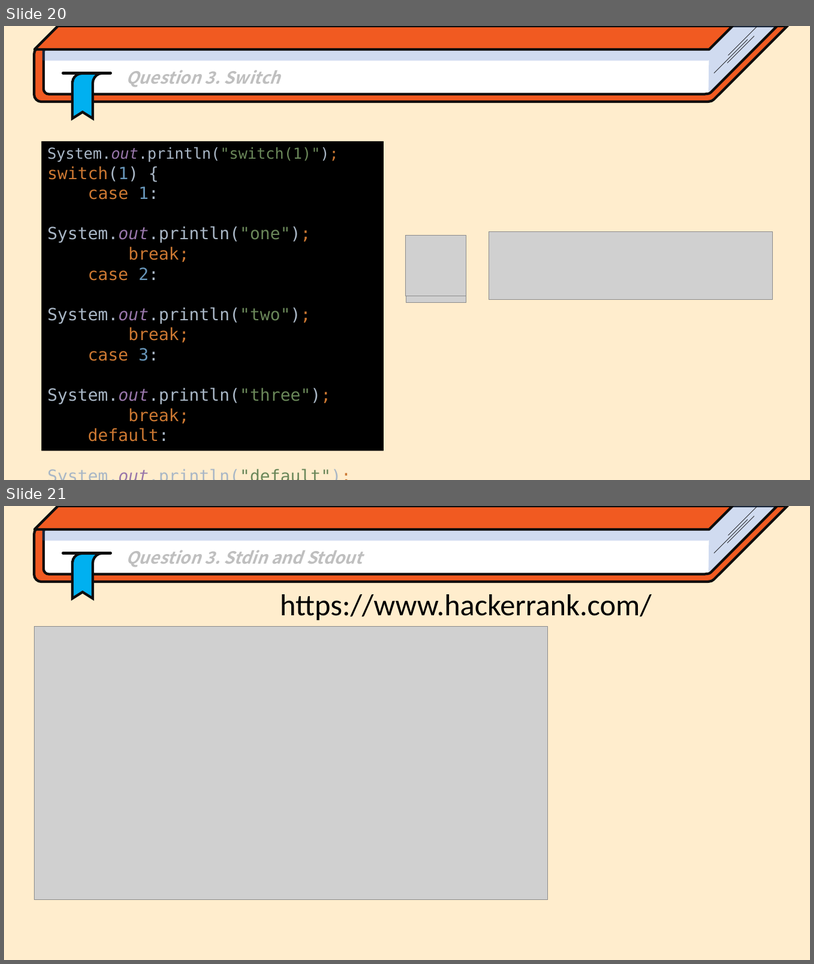
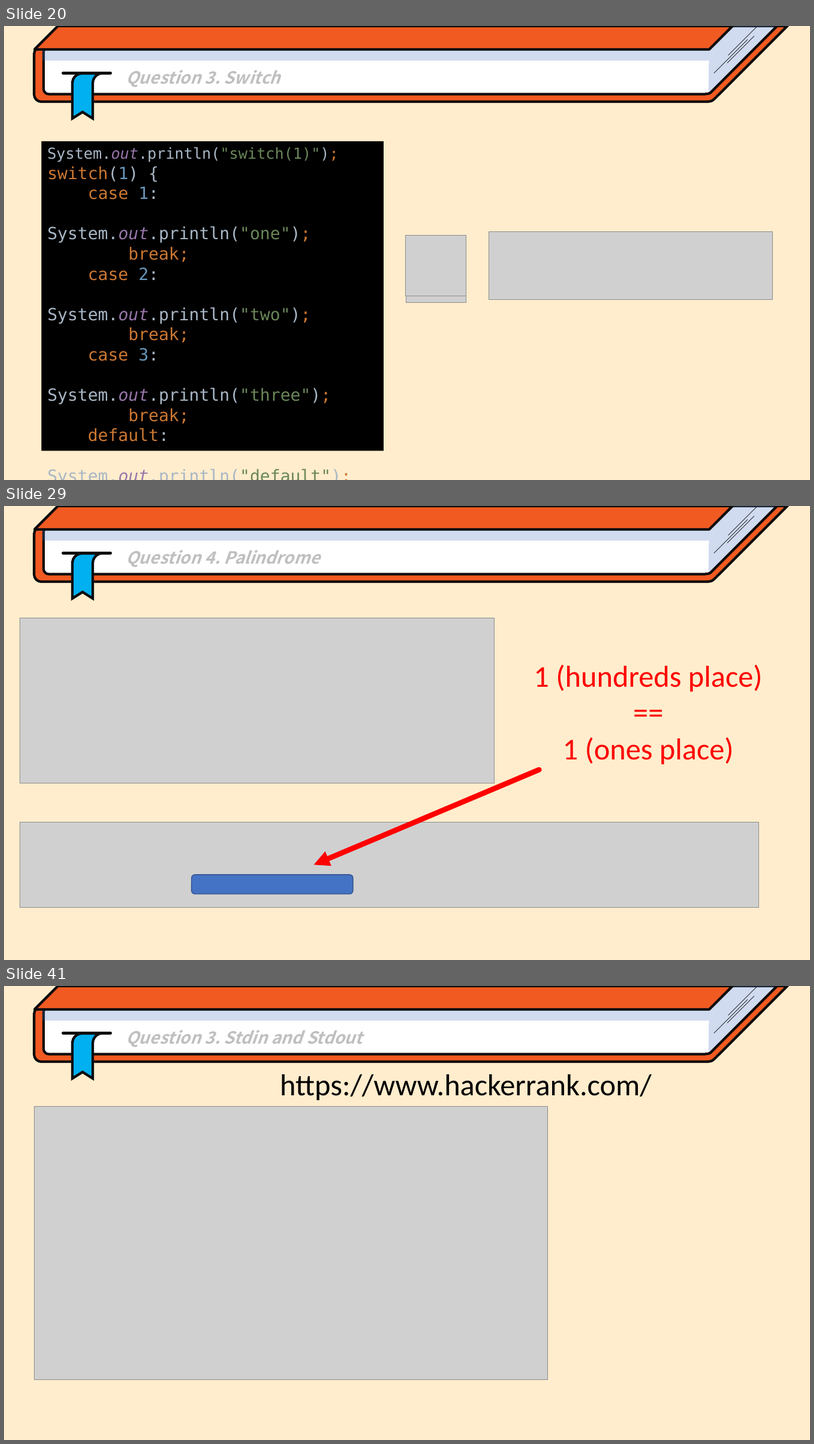
Before and after one commit to Park-Minjoo/ObjectOrientedProgramming_2023_JIU, a slide deck: Practice/Chap3/Chap3_If-statement.pptx. Shown one above the other, each under a label of ours: slides 20 and 21 before the commit, slides 20, 29 and 41 after it; the slides between them are not shown. The pictures are 814x964 and 814x1444 pixels, drawn with LibreOffice and Linux fonts; fonts in the diff are those of the drawing; grey boxes stand for pictures. Boxes give left, top, right and bottom in pixels: in the first picture for what was removed or moved away, otherwise in the second. Text is boxed around its words. In the diff, an @@ line names an element or a change of style, - is before the commit and + after.

```diff
--- a/Practice/Chap3/Chap3_If-statement.pptx
+++ b/Practice/Chap3/Chap3_If-statement.pptx
@@ slide 29 added at (x1=4, y1=506, x2=810, y2=960), background #FFEDCD @@
@@ group added at (x1=34, y1=506, x2=788, y2=598): 4 freeform shapes, 4 lines, 1 parallelogram @@
@@ text added at (x1=126, y1=550, x2=320, y2=567), 20 pt, text #BFBFBF, bold, italic @@
+  Question 4. Palindrome
@@ picture added at (x1=20, y1=618, x2=495, y2=783) @@
@@ text added at (x1=534, y1=664, x2=763, y2=764), 36 pt, text #FF0000 @@
+1 (hundreds place)
+==
+1 (ones place)
@@ arrow added from (539, 770) to (314, 865), #FF0000 6.25 pt @@
@@ picture added at (x1=20, y1=822, x2=759, y2=907) @@
@@ rounded rectangle added at (x1=192, y1=874, x2=353, y2=894), fill #4472C4, outline #325491 1 pt @@
@@ what was slide 21 is now slide 41 @@
```
Also in this commit, not shown: 19 other slides added, 1 other file.
